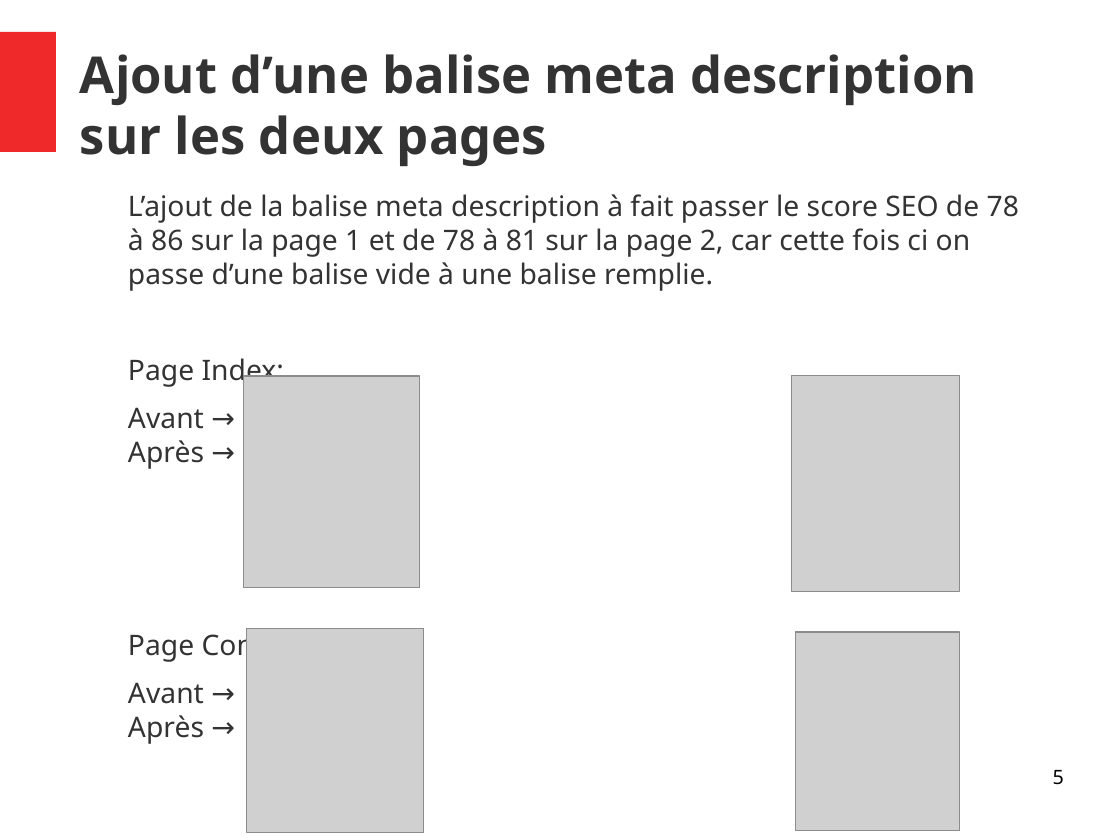
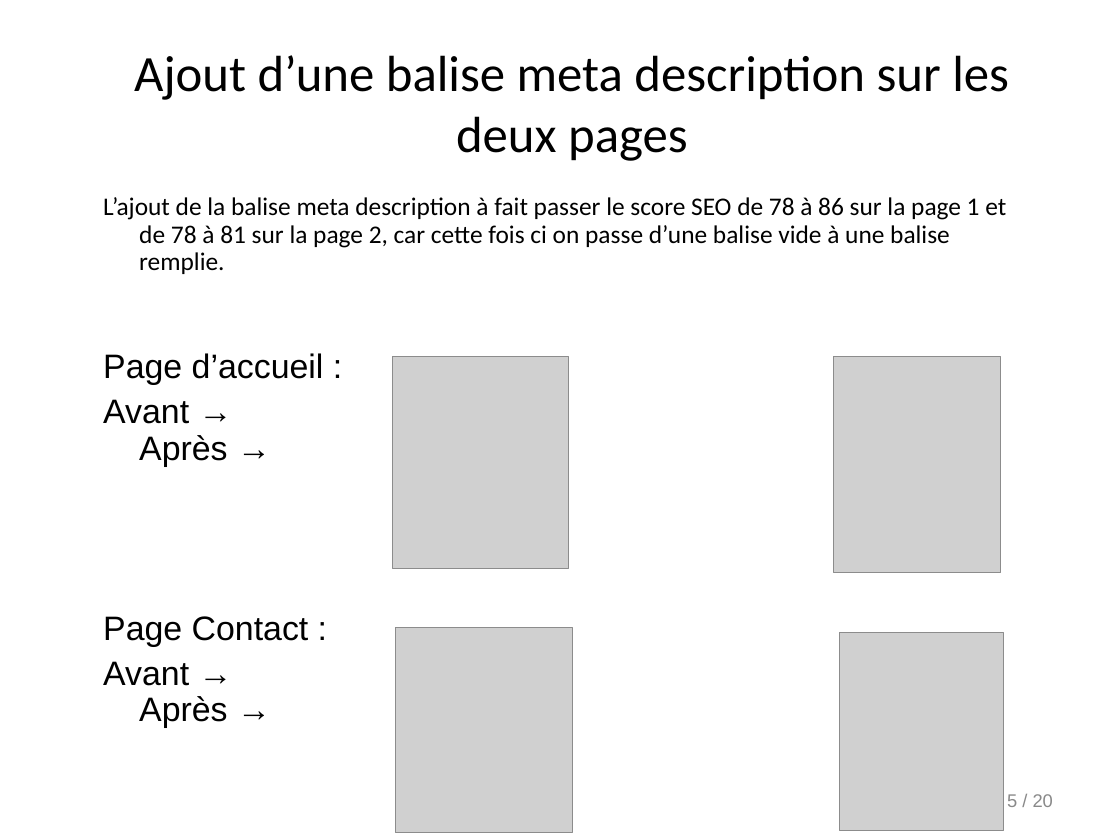
Before and after one commit to Doppler123/OPC_P4_La_Panthere, a slide deck: slide 5 of audit/Rapport.odp. Drawn at 1120x840 pixels with LibreOffice and Linux fonts; fonts in the diff are those of the drawing; grey boxes stand for pictures. Boxes give left, top, right and bottom in pixels: in the first picture for what was removed or moved away, otherwise in the second. Text is boxed around its words. In the diff, an @@ line names an element or a change of style, - is before the commit and + after.

```diff
--- a/audit/Rapport.odp
+++ b/audit/Rapport.odp
@@ title "Ajout d’une balise meta description ..." at (x1=134, y1=55, x2=1009, y2=161): font Noto Sans to Calibri, text colour #333333 to #000000, bold off; alignment left to centre @@
@@ rectangle removed at (x1=0, y1=32, x2=56, y2=151) @@
@@ text at (x1=103, y1=197, x2=1006, y2=686): size 20 to 18 pt, font Noto Sans to Calibri in "L’ajout de la balise meta description à ..."; text colour #333333 to #000000 in "L’ajout de la balise meta description à ...", "Avant → Après →", "Avant → Après →"; size 20 to 24 pt, font Noto Sans to Arial in "Avant → Après →", "Avant → Après →"; indent changed; line spacing 1 to 0.9; less space between paragraphs @@
@@ text at (x1=103, y1=353, x2=324, y2=385): text changed; size 20 to 24 pt; font Noto Sans to Arial; text colour #333333 to #000000 @@
-Page Index:
+Page d’accueil :
@@ picture moved from (x1=244, y1=376, x2=420, y2=587) to (x1=392, y1=357, x2=568, y2=568) @@
@@ picture moved from (x1=793, y1=376, x2=960, y2=593) to (x1=834, y1=357, x2=1002, y2=573) @@
@@ text at (x1=103, y1=616, x2=309, y2=647): text changed; size 20 to 24 pt; font Noto Sans to Arial; text colour #333333 to #000000 @@
-Page Contact:
+Page Contact :
@@ picture moved from (x1=247, y1=628, x2=424, y2=833) to (x1=395, y1=628, x2=572, y2=833) @@
@@ picture moved from (x1=796, y1=632, x2=959, y2=830) to (x1=841, y1=632, x2=1004, y2=830) @@
@@ page number at (x1=1007, y1=794, x2=1053, y2=807): vertical alignment top to middle @@
@@ page number at (x1=1007, y1=794, x2=1053, y2=807): text changed; size 14 to 13 pt; font Noto Sans to Arial; text colour #000000 to #898989 @@
-5
+5 / 20
```
Also in this commit, not shown: 19 other slides changed, 1 other file.
